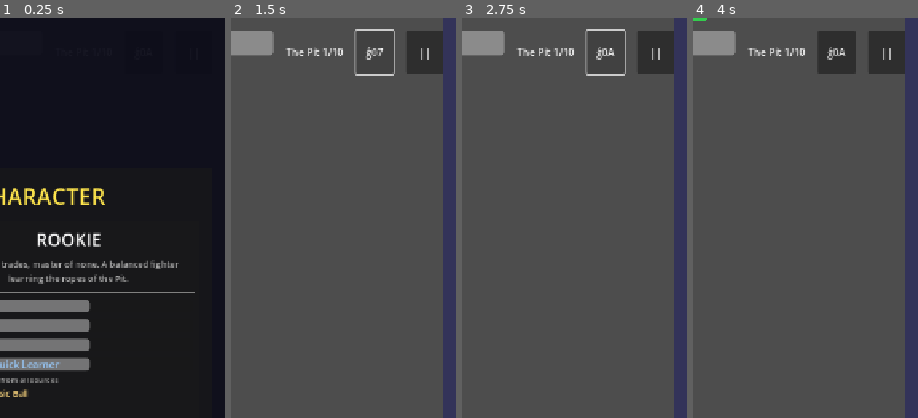
Above: before the commit, frames 1-4 (left to right).
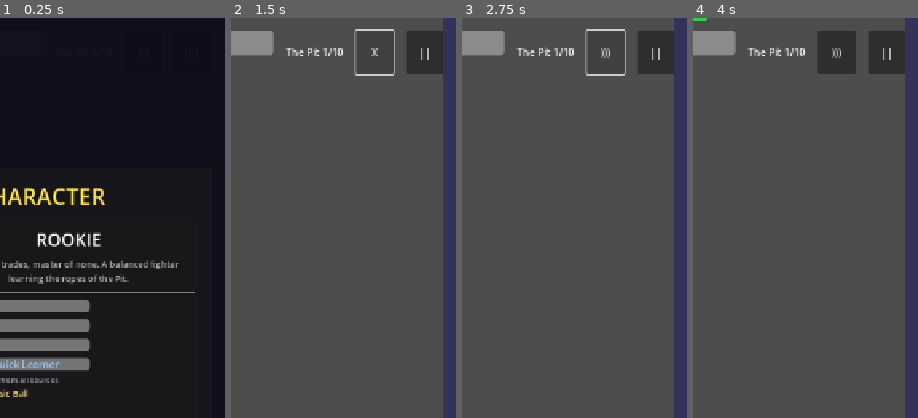
Above: after the commit, the same moments.

Repository: Randroids-Dojo/GoPit
Game: Godot game, scene res://scenes/game.tscn
Same seed, same stepped clock (60 frames per second), same inputs: the game is played once before the commit and once after it.
Inputs:
- Up to frame 1 (0.25 s): no input
- Up to frame 2 (1.5 s): click "START" at 0.5 s; click "ǵ0A" (after the commit: ")))") at 1.25 s
- Up to frame 3 (2.75 s): click "ǵ07" (after the commit: "X") at 2 s
- Up to frame 4 (4 s): click "||" at 2.75 s; click "Resume" at 3.5 s
The pictures show only the part of the screen within x 50-100%, y 0-50%; the shares and areas given below are measured in that part.

The runs differ from the first frame. In frame 2, 0.1% of the frame differs, in the area x 59-68%, y 7-11%; in frame 3, 0.1%; in frame 4, 0.1%.

Commit message:
Fix mute button showing garbled text
Replace Unicode emoji speaker icons with ASCII characters since
Godot's default font doesn't support emoji rendering in headless mode.

Diff:
--- a/scripts/ui/hud.gd
+++ b/scripts/ui/hud.gd
@@ -13,9 +13,9 @@
 var pause_overlay: CanvasLayer
 var _combo_tween: Tween
 
-# Speaker icons (using Unicode)
-const SPEAKER_ON := "\U0001F50A"  # Speaker with sound waves
-const SPEAKER_OFF := "\U0001F507"  # Muted speaker
+# Speaker icons (ASCII-compatible)
+const SPEAKER_ON := ")))"  # Sound waves
+const SPEAKER_OFF := "X"   # Muted
 
 
 func _ready() -> void:
